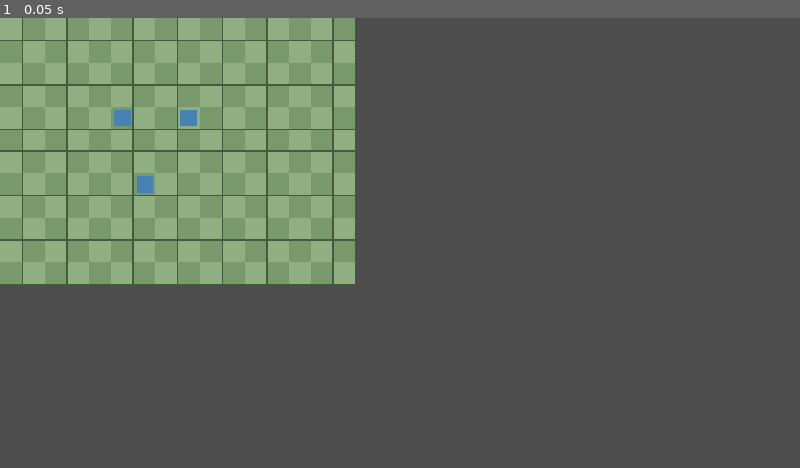
Above: before the commit, frame 1.
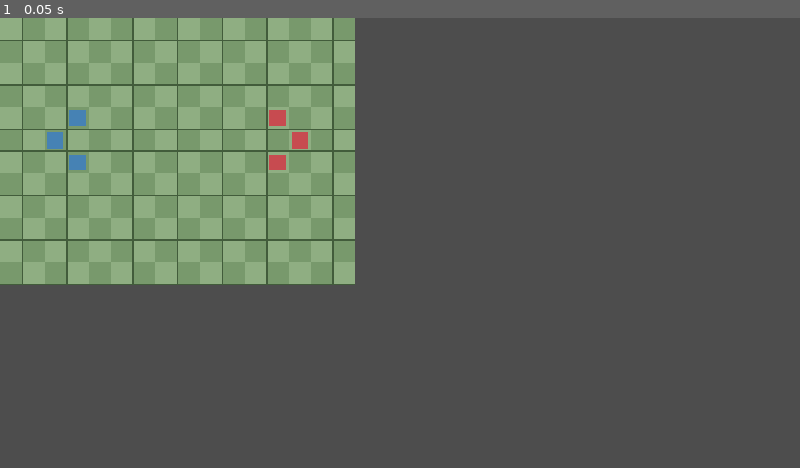
Above: after the commit, the same moment.

Repository: Maxington20/new-game-project
Game: Godot game, scene res://scenes/battlefield.tscn
Same seed, same stepped clock (60 frames per second), same inputs: the game is played once before the commit and once after it. The project has no main scene, so this scene is started directly.
Inputs:
- Up to frame 1 (0.05 s): no input

The runs differ from the first frame. In frame 1, 0.7% of the frame differs, in the area x 5-39%, y 20-39%.

Commit message:
class resources added, character resources added. basic movement adjustments. no controlling enemy units.

Diff:
--- /dev/null
+++ b/resources/characters/alden.tres
@@ -0,0 +1,10 @@
+[gd_resource type="Resource" script_class="UnitResource" format=3 uid="uid://cix0waxxi7v8u"]
+
+[ext_resource type="Script" uid="uid://ds8xh6xaau5mw" path="res://scripts/resources/unit_resource.gd" id="1_7s321"]
+[ext_resource type="Resource" uid="uid://b8pyjuvmpocc1" path="res://resources/classes/swordsman.tres" id="2_42tls"]
+
+[resource]
+script = ExtResource("1_7s321")
+character_name = "Alden"
+unit_class = ExtResource("2_42tls")
+metadata/_custom_type_script = "uid://ds8xh6xaau5mw"
--- /dev/null
+++ b/resources/characters/brienne.tres
@@ -0,0 +1,10 @@
+[gd_resource type="Resource" script_class="UnitResource" format=3 uid="uid://df1qfw6mmh8wh"]
+
+[ext_resource type="Script" uid="uid://ds8xh6xaau5mw" path="res://scripts/resources/unit_resource.gd" id="1_1q0ry"]
+[ext_resource type="Resource" uid="uid://qpst2mgicosl" path="res://resources/classes/knight.tres" id="2_2ta15"]
+
+[resource]
+script = ExtResource("1_1q0ry")
+character_name = "Brienne"
+unit_class = ExtResource("2_2ta15")
+metadata/_custom_type_script = "uid://ds8xh6xaau5mw"
--- /dev/null
+++ b/resources/characters/garrick.tres
@@ -0,0 +1,10 @@
+[gd_resource type="Resource" script_class="UnitResource" format=3 uid="uid://dqkc1x5m4kraq"]
+
+[ext_resource type="Script" uid="uid://ds8xh6xaau5mw" path="res://scripts/resources/unit_resource.gd" id="1_bihc7"]
+[ext_resource type="Resource" uid="uid://b8pyjuvmpocc1" path="res://resources/classes/swordsman.tres" id="2_foj1a"]
+
+[resource]
+script = ExtResource("1_bihc7")
+character_name = "Garrick"
+unit_class = ExtResource("2_foj1a")
+metadata/_custom_type_script = "uid://ds8xh6xaau5mw"
--- /dev/null
+++ b/resources/characters/rowan.tres
@@ -0,0 +1,10 @@
+[gd_resource type="Resource" script_class="UnitResource" format=3 uid="uid://iup8ttdrpt45"]
+
+[ext_resource type="Script" uid="uid://ds8xh6xaau5mw" path="res://scripts/resources/unit_resource.gd" id="1_ysrle"]
+[ext_resource type="Resource" uid="uid://bkcrldislh4mi" path="res://resources/classes/archer.tres" id="2_ycwbx"]
+
+[resource]
+script = ExtResource("1_ysrle")
+character_name = "Rowan"
+unit_class = ExtResource("2_ycwbx")
+metadata/_custom_type_script = "uid://ds8xh6xaau5mw"
--- /dev/null
+++ b/resources/characters/silas.tres
@@ -0,0 +1,10 @@
+[gd_resource type="Resource" script_class="UnitResource" format=3 uid="uid://txr0ofu3mlfa"]
+
+[ext_resource type="Script" uid="uid://ds8xh6xaau5mw" path="res://scripts/resources/unit_resource.gd" id="1_awb3u"]
+[ext_resource type="Resource" uid="uid://bkcrldislh4mi" path="res://resources/classes/archer.tres" id="2_rok6s"]
+
+[resource]
+script = ExtResource("1_awb3u")
+character_name = "Silas"
+unit_class = ExtResource("2_rok6s")
+metadata/_custom_type_script = "uid://ds8xh6xaau5mw"
--- /dev/null
+++ b/resources/characters/voss.tres
@@ -0,0 +1,10 @@
+[gd_resource type="Resource" script_class="UnitResource" format=3 uid="uid://soqh266psxvf"]
+
+[ext_resource type="Script" uid="uid://ds8xh6xaau5mw" path="res://scripts/resources/unit_resource.gd" id="1_7fhp6"]
+[ext_resource type="Resource" uid="uid://qpst2mgicosl" path="res://resources/classes/knight.tres" id="2_o1hm1"]
+
+[resource]
+script = ExtResource("1_7fhp6")
+character_name = "Voss"
+unit_class = ExtResource("2_o1hm1")
+metadata/_custom_type_script = "uid://ds8xh6xaau5mw"
--- /dev/null
+++ b/resources/classes/archer.tres
@@ -0,0 +1,12 @@
+[gd_resource type="Resource" script_class="UnitClassResource" format=3 uid="uid://bkcrldislh4mi"]
+
+[ext_resource type="Script" uid="uid://brgpx6u5ytqsu" path="res://scripts/resources/unit_class_resource.gd" id="1_i810b"]
+
+[resource]
+script = ExtResource("1_i810b")
+class_name_display = "Archer"
+max_hp = 18
+skill = 8
+speed = 6
+resistance = 2
+metadata/_custom_type_script = "uid://brgpx6u5ytqsu"
--- /dev/null
+++ b/resources/classes/knight.tres
@@ -0,0 +1,14 @@
+[gd_resource type="Resource" script_class="UnitClassResource" format=3 uid="uid://qpst2mgicosl"]
+
+[ext_resource type="Script" uid="uid://brgpx6u5ytqsu" path="res://scripts/resources/unit_class_resource.gd" id="1_n1qi0"]
+
+[resource]
+script = ExtResource("1_n1qi0")
+class_name_display = "Knight"
+max_hp = 28
+strength = 7
+skill = 4
+speed = 3
+defense = 10
+movement_range = 4
+metadata/_custom_type_script = "uid://brgpx6u5ytqsu"
--- /dev/null
+++ b/resources/classes/swordsman.tres
@@ -0,0 +1,12 @@
+[gd_resource type="Resource" script_class="UnitClassResource" format=3 uid="uid://b8pyjuvmpocc1"]
+
+[ext_resource type="Script" uid="uid://brgpx6u5ytqsu" path="res://scripts/resources/unit_class_resource.gd" id="1_a5rom"]
+
+[resource]
+script = ExtResource("1_a5rom")
+strength = 6
+skill = 7
+speed = 8
+defense = 4
+resistance = 2
+metadata/_custom_type_script = "uid://brgpx6u5ytqsu"
--- a/scenes/battlefield.gd
+++ b/scenes/battlefield.gd
@@ -19,7 +19,11 @@
 	var unit := get_unit_at(cell)
 
 	if unit != null:
-		select_unit(unit)
+		if unit.team == Unit.Team.PLAYER:
+			select_unit(unit)
+		else:
+			deselect_unit()
+
 		return
 
 	if selected_unit != null and cell in grid.highlighted_cells:
--- a/scenes/battlefield.tscn
+++ b/scenes/battlefield.tscn
@@ -3,6 +3,12 @@
 [ext_resource type="Script" uid="uid://bdxk7p8jgwg8a" path="res://scenes/grid.gd" id="1_5rve1"]
 [ext_resource type="Script" uid="uid://c0dpi8447i3a1" path="res://scenes/battlefield.gd" id="1_j68fe"]
 [ext_resource type="PackedScene" uid="uid://p00xac8dq1qo" path="res://scenes/unit.tscn" id="2_d5hba"]
+[ext_resource type="Resource" uid="uid://cix0waxxi7v8u" path="res://resources/characters/alden.tres" id="4_htbo0"]
+[ext_resource type="Resource" uid="uid://df1qfw6mmh8wh" path="res://resources/characters/brienne.tres" id="5_3avj7"]
+[ext_resource type="Resource" uid="uid://iup8ttdrpt45" path="res://resources/characters/rowan.tres" id="6_3xjfw"]
+[ext_resource type="Resource" uid="uid://dqkc1x5m4kraq" path="res://resources/characters/garrick.tres" id="7_udire"]
+[ext_resource type="Resource" uid="uid://soqh266psxvf" path="res://resources/characters/voss.tres" id="8_bje3b"]
+[ext_resource type="Resource" uid="uid://txr0ofu3mlfa" path="res://resources/characters/silas.tres" id="9_3fwhu"]
 
 [node name="Battlefield" type="Node2D" unique_id=410340847]
 script = ExtResource("1_j68fe")
@@ -11,10 +17,28 @@
 script = ExtResource("1_5rve1")
 
 [node name="Unit" parent="." unique_id=410315746 instance=ExtResource("2_d5hba")]
-grid_position = Vector2i(5, 4)
+unit_data = ExtResource("4_htbo0")
+grid_position = Vector2i(3, 4)
 
 [node name="Unit2" parent="." unique_id=1863803447 instance=ExtResource("2_d5hba")]
-grid_position = Vector2i(8, 4)
+unit_data = ExtResource("5_3avj7")
+grid_position = Vector2i(3, 6)
 
 [node name="Unit3" parent="." unique_id=1616180016 instance=ExtResource("2_d5hba")]
-grid_position = Vector2i(6, 7)
+unit_data = ExtResource("6_3xjfw")
+grid_position = Vector2i(2, 5)
+
+[node name="Unit4" parent="." unique_id=1400224033 instance=ExtResource("2_d5hba")]
+unit_data = ExtResource("7_udire")
+team = 1
+grid_position = Vector2i(12, 4)
+
+[node name="Unit5" parent="." unique_id=573948291 instance=ExtResource("2_d5hba")]
+unit_data = ExtResource("8_bje3b")
+team = 1
+grid_position = Vector2i(12, 6)
+
+[node name="Unit6" parent="." unique_id=1289859485 instance=ExtResource("2_d5hba")]
+unit_data = ExtResource("9_3fwhu")
+team = 1
+grid_position = Vector2i(13, 5)
--- a/scenes/unit.gd
+++ b/scenes/unit.gd
@@ -4,27 +4,51 @@
 
 signal movement_finished
 
+enum Team {
+	PLAYER,
+	ENEMY
+}
+
+@export var unit_data: UnitResource
+@export var team: Team = Team.PLAYER
 @export var grid_position: Vector2i = Vector2i.ZERO
-@export var movement_range: int = 5
 @export var movement_speed: float = 160.0
 
 const CELL_SIZE: int = 32
-const UNIT_COLOR := Color("#4682b4")
 
+const PLAYER_COLOR := Color("#4682b4")
+const ENEMY_COLOR := Color("#c74b50")
+
+var current_hp: int = 0
 var is_moving: bool = false
+
+
+var movement_range: int:
+	get:
+		if unit_data == null or unit_data.unit_class == null:
+			return 0
+
+		return unit_data.unit_class.movement_range
 
 
 func _ready() -> void:
 	position = Vector2(grid_position * CELL_SIZE)
 
+	if unit_data != null and unit_data.unit_class != null:
+		current_hp = unit_data.unit_class.max_hp
+
+	queue_redraw()
+
 
 func _draw() -> void:
+	var color := PLAYER_COLOR if team == Team.PLAYER else ENEMY_COLOR
+
 	var rect := Rect2(
 		Vector2(4, 4),
 		Vector2(CELL_SIZE - 8, CELL_SIZE - 8)
 	)
 
-	draw_rect(rect, UNIT_COLOR)
+	draw_rect(rect, color)
 
 
 func move_along_path(path: Array[Vector2i]) -> void:
--- /dev/null
+++ b/scripts/resources/unit_class_resource.gd
@@ -0,0 +1,16 @@
+
+class_name UnitClassResource
+extends Resource
+
+@export var class_name_display: String = "Swordsman"
+
+@export_group("Base Stats")
+@export var max_hp: int = 20
+@export var strength: int = 5
+@export var skill: int = 5
+@export var speed: int = 5
+@export var defense: int = 3
+@export var resistance: int = 1
+
+@export_group("Movement")
+@export_range(1, 15) var movement_range: int = 5
--- /dev/null
+++ b/scripts/resources/unit_resource.gd
@@ -0,0 +1,10 @@
+
+class_name UnitResource
+extends Resource
+
+@export var character_name: String = "Unnamed"
+@export var unit_class: UnitClassResource
+
+@export_group("Progression")
+@export_range(1, 20) var level: int = 1
+@export var experience: int = 0
Not shown, added: scripts/resources/unit_class_resource.gd.uid
Not shown, added: scripts/resources/unit_resource.gd.uid
